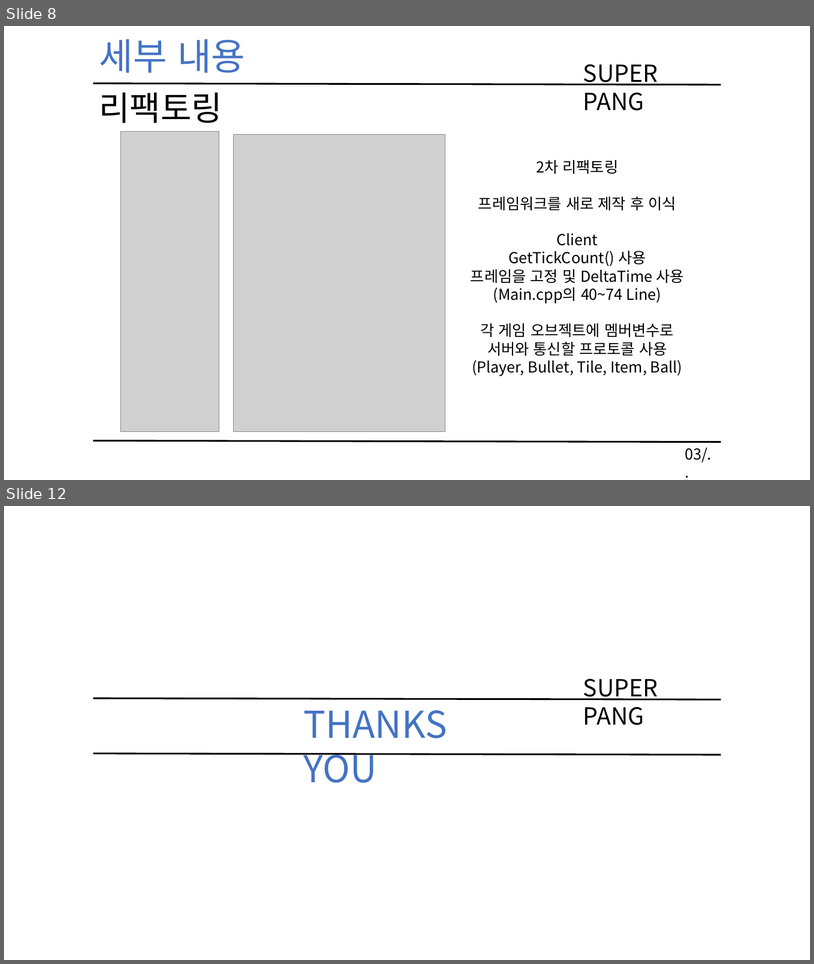
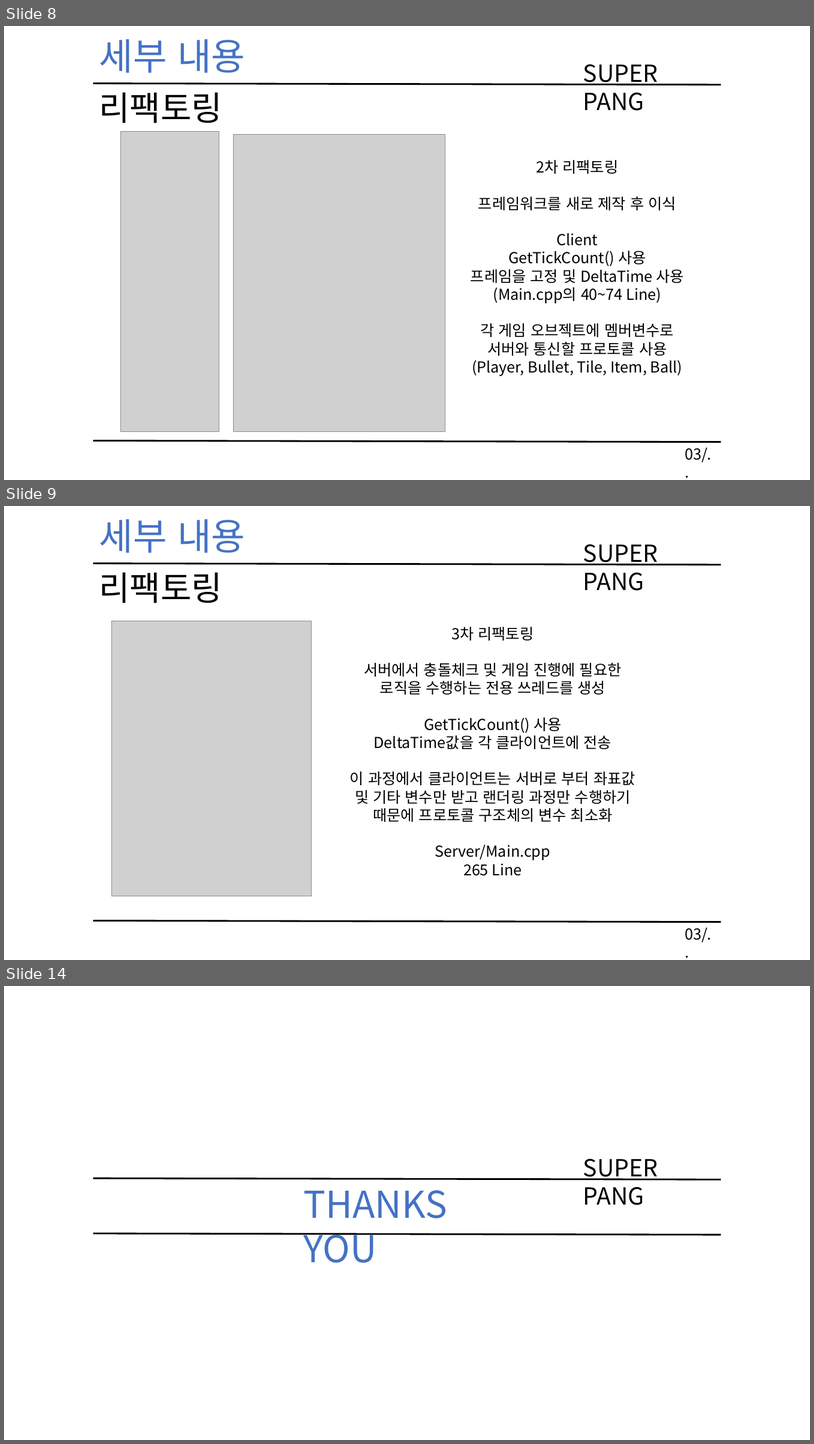
Before and after one commit to KimHaYoon/NetworkGamePrograming, a slide deck: 네트워크 게임 프로그래밍 레포트.pptx. Shown one above the other, each under a label of ours: slides 8 and 12 before the commit, slides 8, 9 and 14 after it; the slides between them are not shown. The pictures are 814x964 and 814x1444 pixels, drawn with LibreOffice and Linux fonts; fonts in the diff are those of the drawing; grey boxes stand for pictures. Boxes give left, top, right and bottom in pixels: in the first picture for what was removed or moved away, otherwise in the second. Text is boxed around its words. In the diff, an @@ line names an element or a change of style, - is before the commit and + after.

```diff
--- a/네트워크 게임 프로그래밍 레포트.pptx
+++ b/네트워크 게임 프로그래밍 레포트.pptx
@@ slide 9 added at [4, 506, 810, 960], background #FFFFFF @@
@@ text added at [99, 519, 245, 553], 44 pt, text #4472C4 @@
+세부 내용
@@ text added at [584, 544, 658, 591], 28 pt, text #000000 @@
+SUPER PANG
@@ line added from (93, 564) to (722, 565), #000000 2 pt @@
@@ text added at [99, 572, 223, 603], 40 pt, text #000000 @@
+리팩토링
@@ picture added at [111, 621, 311, 895] @@
@@ text added at [350, 627, 636, 876], 18 pt, text #000000 @@
+3차 리팩토링
+서버에서 충돌체크 및 게임 진행에 필요한
+로직을 수행하는 전용 쓰레드를 생성
+GetTickCount() 사용
+DeltaTime값을 각 클라이언트에 전송
+이 과정에서 클라이언트는 서버로 부터 좌표값
+및 기타 변수만 받고 랜더링 과정만 수행하기
+때문에 프로토콜 구조체의 변수 최소화
+Server/Main.cpp
+265 Line
@@ line added from (93, 921) to (722, 922), #000000 2 pt @@
@@ text added at [685, 927, 712, 942], 18 pt, text #000000 @@
+03/..
@@ what was slide 12 is now slide 14 @@
```
Also in this commit, not shown: 6 slides changed, 1 other slide added, 2 other files.
